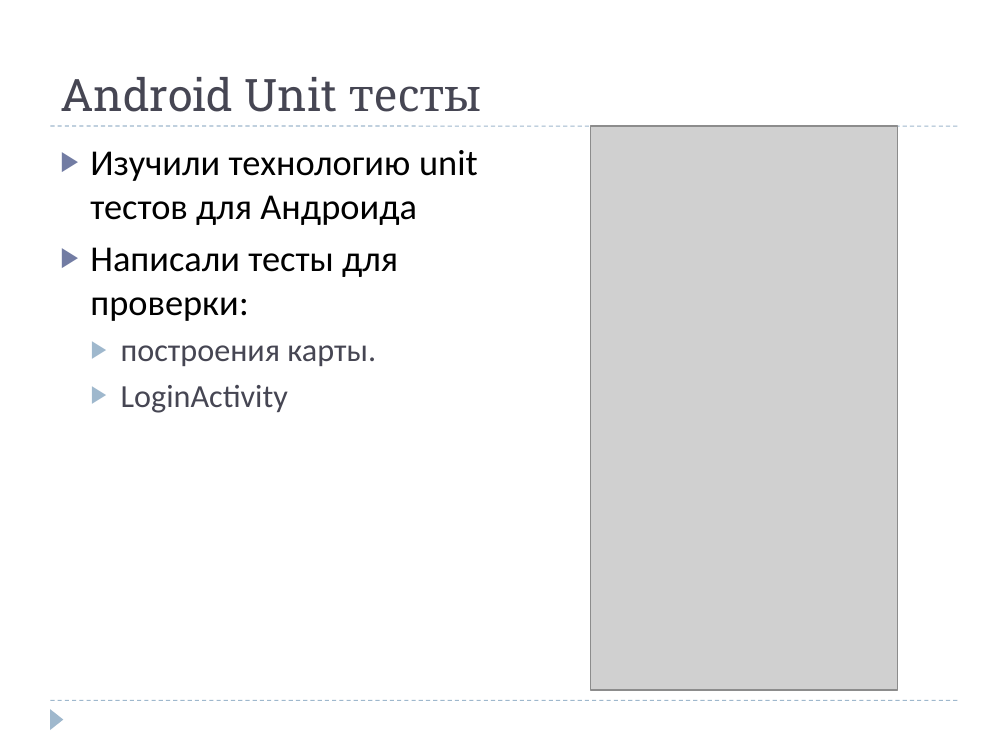
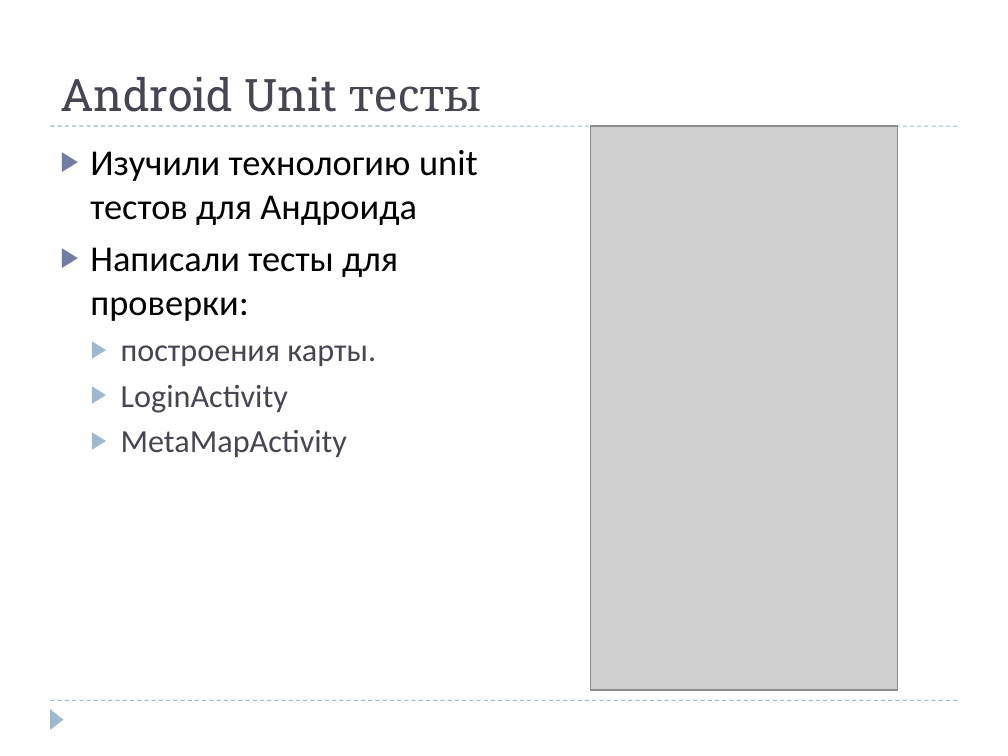
Before and after one commit to dmitry-lt/android-comapping, a slide deck: slide 10 of docs/promo files/presentation/Android Comapping Summer School.ppt. Drawn at 1008x756 pixels with LibreOffice and Linux fonts; fonts in the diff are those of the drawing; grey boxes stand for pictures. Boxes give left, top, right and bottom in pixels: in the first picture for what was removed or moved away, otherwise in the second. Text is boxed around its words. In the diff, an @@ line names an element or a change of style, - is before the commit and + after.

```diff
--- a/docs/promo files/presentation/Android Comapping Summer School.ppt
+++ b/docs/promo files/presentation/Android Comapping Summer School.ppt
@@ text at box(121, 430, 347, 457): paragraph added @@
+  ▶ MetaMapActivity
```
Also in this commit, not shown: 4 other slides changed, 2 other files.
